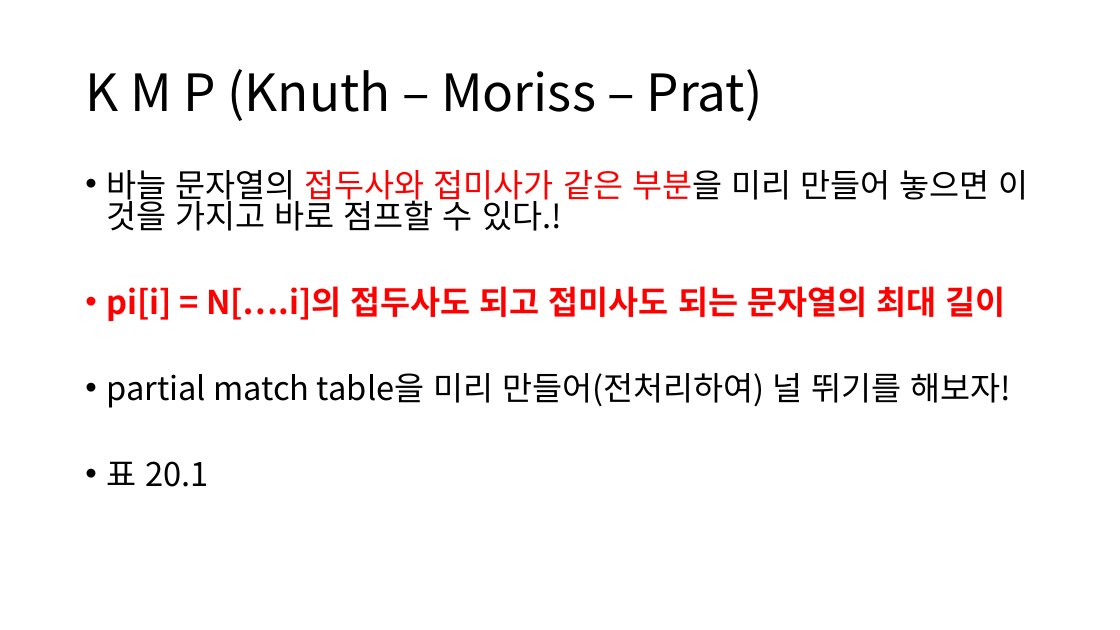
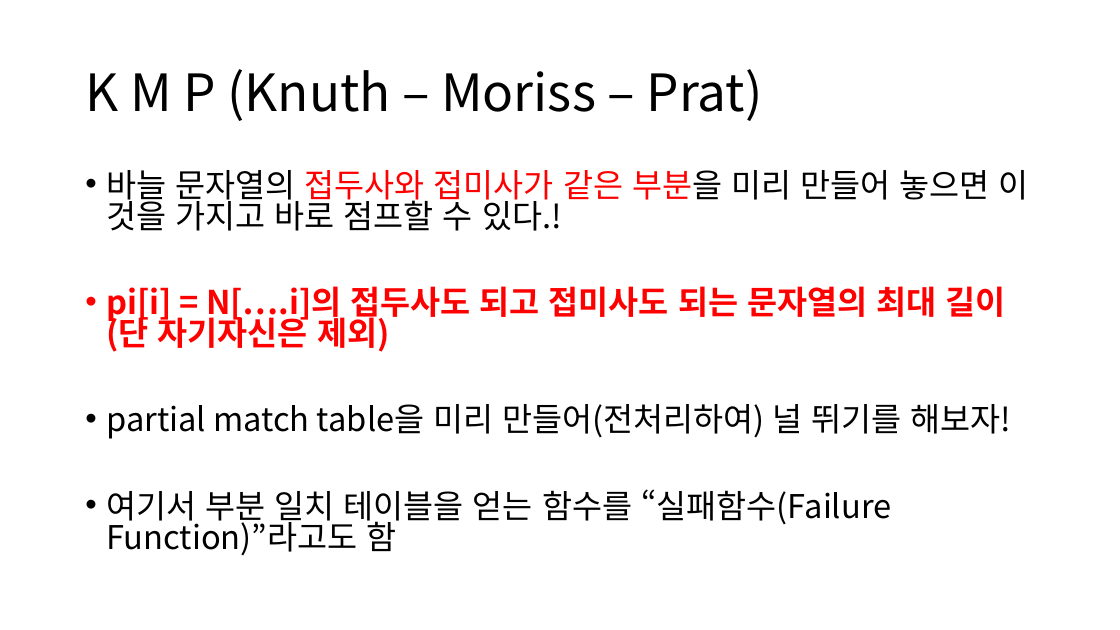
Before and after one commit to ALGOSOPT/algosopt, a slide deck: slide 7 of Chapter20/chapter20.pptx. Drawn at 1120x630 pixels with LibreOffice and Linux fonts; fonts in the diff are those of the drawing. Boxes give left, top, right and bottom in pixels: in the first picture for what was removed or moved away, otherwise in the second. Text is boxed around its words. In the diff, an @@ line names an element or a change of style, - is before the commit and + after.

```diff
--- a/Chapter20/chapter20.pptx
+++ b/Chapter20/chapter20.pptx
@@ text at (106, 286, 1005, 352): text changed @@
-• pi[i] = N[….i]의 접두사도 되고 접미사도 되는 문자열의 최대 길이
+• pi[i] = N[….i]의 접두사도 되고 접미사도 되는 문자열의 최대 길이 (단 자기자신은 제외)
@@ text at (106, 489, 891, 555): text changed @@
-• 표 20.1
+• 여기서 부분 일치 테이블을 얻는 함수를 “실패함수(Failure Function)”라고도 함
```
Also in this commit, not shown: 4 other slides changed, 7 slides added, 9 slides removed, 2 other files.
